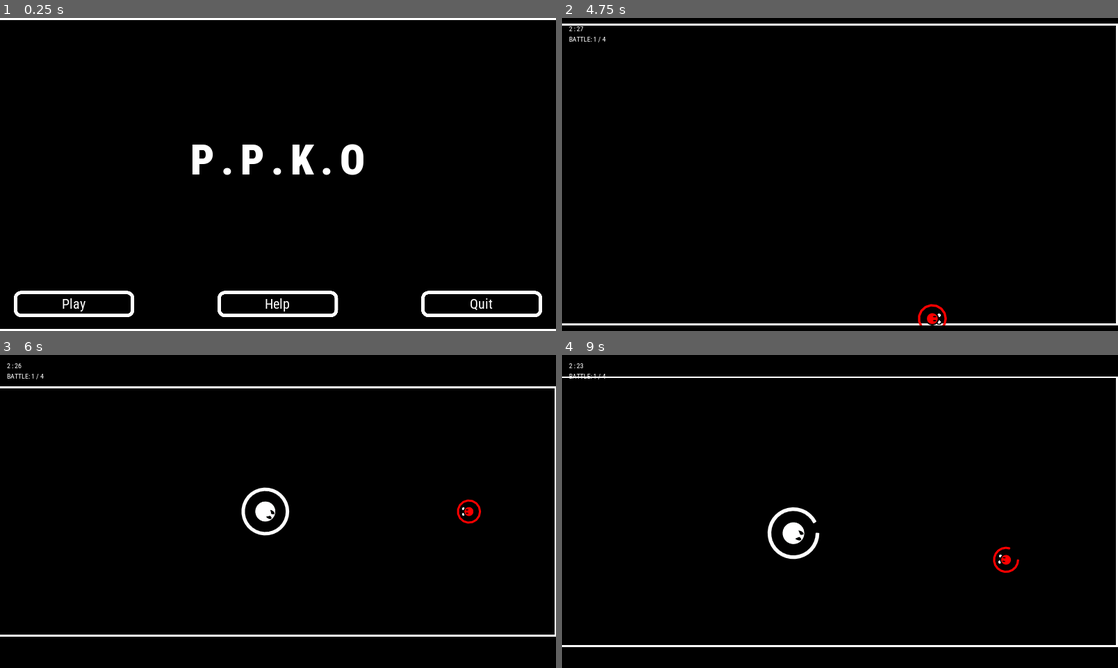
Above: before the commit, frames 1-4 (two rows, left to right).
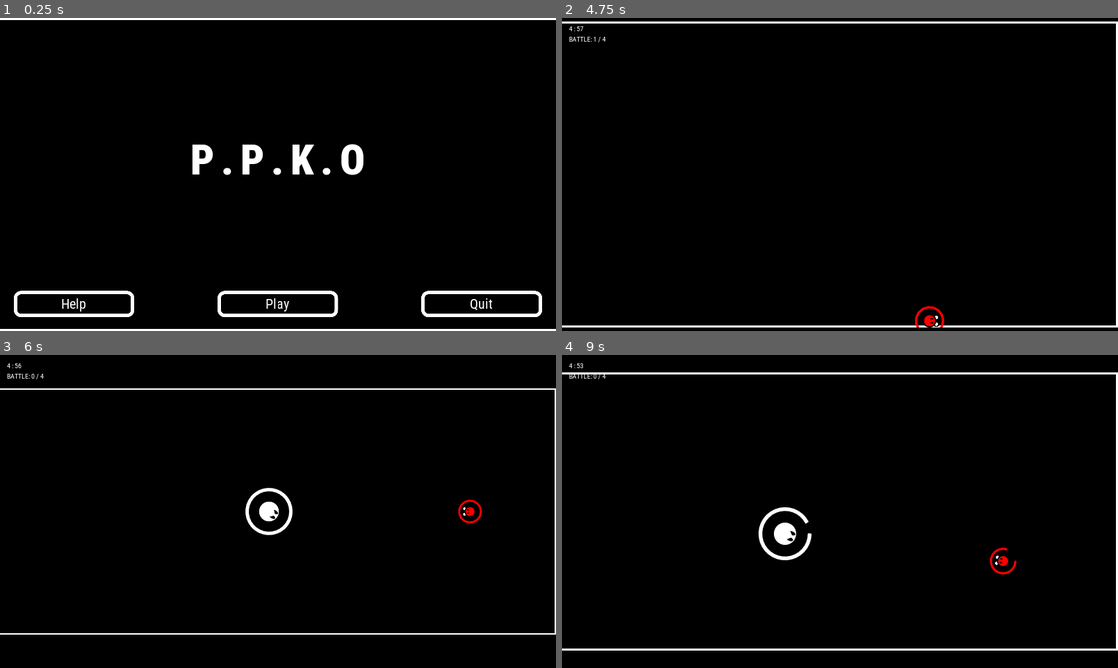
Above: after the commit, the same moments.

Repository: AtomicShr00m/PPKO
Game: Godot game, scene res://Rooms/Home.tscn
Same seed, same stepped clock (60 frames per second), same inputs: the game is played once before the commit and once after it.
Inputs:
- Up to frame 1 (0.25 s): no input
- Up to frame 2 (4.75 s): click "Help" at 0.5 s; click "Return" at 1.25 s; click "Play" at 2 s; tap Enter at 2.75 s; hold Right (ui_right) 2.78-3.53 s; hold Down (ui_down) 3.53-4.28 s; hold Right (ui_right) from 4.28 s (still down)
- Up to frame 3 (6 s): release Right (ui_right) at 5.03 s; hold Up (ui_up) 5.03-5.78 s; hold Left (ui_left) from 5.78 s (still down)
- Up to frame 4 (9 s): release Left (ui_left) at 7.28 s; hold Down (ui_down) 7.28-8.03 s; hold Right (ui_right) 8.03-8.78 s; hold Up (ui_up) from 8.78 s (still down)

The runs differ from the first frame. In frame 1, 0.2% of the frame differs, in the area x 11-52%, y 89-94%; in frame 2, 2.9%; in frame 3, 2.9%; in frame 4, 3.5%, in the area x 0-100%, y 2-95%.

Commit message:
Add AudioManager and sound effects integration
Introduces AudioManager and SoundPlayer for centralized sound playback. Adds new sound effects for UI, player, enemy, and powerups, and integrates them into gameplay and UI interactions. Removes unused and redundant audio files, updates scene and script references, and adjusts UI button order. Also increases game timer duration and tweaks camera and health regeneration parameters.

Diff:
--- /dev/null
+++ b/Audio/AudioManager.gd
@@ -0,0 +1,9 @@
+extends Node
+
+onready var soundScn=preload("res://Audio/SoundPlayer.tscn")
+
+func play_sound(sound:String,vol:=1.0):
+	var player=soundScn.instance()
+	player.volume_db=linear2db(vol)
+	player.stream=load("res://Audio/"+sound+".wav")
+	add_child(player)
--- a/Audio/AudioManager.tscn
+++ /dev/null
@@ -1,3 +0,0 @@
-[gd_scene format=2]
-
-[node name="AudioManager" type="Node"]
--- /dev/null
+++ b/Audio/SoundPlayer.gd
@@ -0,0 +1,8 @@
+extends AudioStreamPlayer
+
+
+func _ready():
+	play()
+
+func _on_SoundPlayer_finished():
+	queue_free()
--- /dev/null
+++ b/Audio/SoundPlayer.tscn
@@ -0,0 +1,10 @@
+[gd_scene load_steps=3 format=2]
+
+[ext_resource path="res://Audio/336558__steshystesh__laser-pistol-shots-different-lengths.wav" type="AudioStream" id=1]
+[ext_resource path="res://Audio/SoundPlayer.gd" type="Script" id=2]
+
+[node name="SoundPlayer" type="AudioStreamPlayer"]
+stream = ExtResource( 1 )
+script = ExtResource( 2 )
+
+[connection signal="finished" from="." to="." method="_on_SoundPlayer_finished"]
--- a/Misc/Cam.gd
+++ b/Misc/Cam.gd
@@ -18,7 +18,7 @@
 	else:
 		position.x=player.position.x
 		zoom_value=clamp(abs(position.x) / 480,1.0,1.5)
-	zoom=lerp(zoom,Vector2.ONE*zoom_value,20*delta)
+	zoom=lerp(zoom,Vector2.ONE*zoom_value,10*delta)
 
 
 func _on_Puncher_popped():
--- a/Misc/UILayer.gd
+++ b/Misc/UILayer.gd
@@ -48,22 +48,27 @@
 		timer_label.text=str(mins)+' : '+str(secs)
 
 func _on_ContinueButton_pressed():
+	AudioManager.play_sound("UI")
 	pause_menu.hide()
 	hud.show()
 	get_tree().paused=false
 
 func _on_RestartButton_pressed():
+	AudioManager.play_sound("UI")
 	get_tree().paused=false
 	get_tree().reload_current_scene()
 
 func _on_HelpButton_pressed():
+	AudioManager.play_sound("UI")
 	pause_main.hide()
 	help_menu.show()
 
 func _on_HomeButton_pressed():
+	AudioManager.play_sound("UI")
 	get_tree().paused=false
 	get_tree().change_scene("res://Rooms/Home.tscn")
 
 func _on_ReturnButton_pressed():
+	AudioManager.play_sound("UI")
 	pause_main.show()
 	help_menu.hide()
--- a/Objects/Enemies/Boomers/Boomer.gd
+++ b/Objects/Enemies/Boomers/Boomer.gd
@@ -43,6 +43,7 @@
 		blast.position=blast_spawn.global_position
 		var aim=Vector2.RIGHT.rotated(sprite.rotation)
 		var turn=n-int(atk_num/2.0)
+		AudioManager.play_sound("Shoot",1.0 / atk_num)
 		blast.dir=aim.rotated(turn * (PI/8))
 		blast.scale=Vector2.ONE*(int(charged) + 1)
 		get_parent().add_child(blast)
@@ -50,6 +51,7 @@
 func hit(dmg,from):
 	if !is_safe:
 		health-=dmg
+		AudioManager.play_sound("EnemyHit")
 		if health<=0:
 			pop()
 			queue_free()
--- a/Objects/Player/Puncher.gd
+++ b/Objects/Player/Puncher.gd
@@ -49,6 +49,7 @@
 
 func hit(dmg,from,effect:String):
 	if !is_safe:
+		AudioManager.play_sound("Hit")
 		health-=dmg*dmg_multiplier*int(!shield.visible)
 		emit_signal("just_hit")
 		if health<=0:
@@ -87,7 +88,7 @@
 				trail.enabled=true
 				is_dashing=true
 				health_bar.scale=Vector2(0.5,0.5)
-
+				AudioManager.play_sound("Dash")
 				dash_col.set_deferred("disabled",false)
 				var timer=create_tween().tween_interval(dash_time)
 				yield(timer,"finished")
@@ -114,7 +115,7 @@
 		if !trail.enabled and can_dash:
 			handle_dashing()
 		if motion.length()<10 and hp_regen and health<100:
-			health=move_toward(health,100.0,2*delta)
+			health=move_toward(health,100.0,2.5*delta)
 	motion=move_and_slide(motion)
 
 func _on_HurtBox_body_entered(body):
@@ -123,6 +124,7 @@
 	motion=-aim*SPEED*2*stm_multiplier
 
 func _on_DashBox_area_entered(area):
+	AudioManager.play_sound("Powerup")
 	powerup_manager.pick_power(area.type)
 	area.pop()
 
--- a/Rooms/Home.gd
+++ b/Rooms/Home.gd
@@ -3,18 +3,20 @@
 onready var main_menu = $MainMenu
 onready var help_menu = $HelpMenu
 
-
 func _on_PlayButton_pressed():
+	AudioManager.play_sound('UI')
 	get_tree().change_scene("res://Rooms/Stage.tscn")
 
 func _on_HelpButton_pressed():
+	AudioManager.play_sound('UI')
 	main_menu.hide()
 	help_menu.show()
 
 func _on_QuitButton_pressed():
+	AudioManager.play_sound('UI')
 	get_tree().quit()
 
-
 func _on_ReturnButton_pressed():
+	AudioManager.play_sound('UI')
 	help_menu.hide()
 	main_menu.show()
--- a/Rooms/Home.tscn
+++ b/Rooms/Home.tscn
@@ -71,18 +71,18 @@
 custom_constants/separation = 192
 alignment = 1
 
+[node name="HelpButton" type="Button" parent="MainMenu/VBoxContainer/Buttons"]
+margin_right = 277.0
+margin_bottom = 60.0
+size_flags_horizontal = 3
+text = "Help"
+
 [node name="PlayButton" type="Button" parent="MainMenu/VBoxContainer/Buttons"]
-margin_right = 277.0
+margin_left = 469.0
+margin_right = 746.0
 margin_bottom = 60.0
 size_flags_horizontal = 3
 text = "Play"
-
-[node name="HelpButton" type="Button" parent="MainMenu/VBoxContainer/Buttons"]
-margin_left = 469.0
-margin_right = 746.0
-margin_bottom = 60.0
-size_flags_horizontal = 3
-text = "Help"
 
 [node name="QuitButton" type="Button" parent="MainMenu/VBoxContainer/Buttons"]
 margin_left = 938.0
--- a/Rooms/Stage.gd
+++ b/Rooms/Stage.gd
@@ -49,8 +49,8 @@
 		spawned.append(powerup.type)
 
 func spawn_enemy():
+	ui_layer.update_battle(4-roster.size())
 	var enemy_name=roster.pop_front()
-	ui_layer.update_battle(4-roster.size())
 	var enemy:Boomer=enemy_loader.get_resource(enemy_name).instance()
 	enemy.atk_num=1+2*(3-roster.size())
 	enemy.position.x=rand_range(-320,320)
--- a/Rooms/Stage.tscn
+++ b/Rooms/Stage.tscn
@@ -573,7 +573,7 @@
 
 [node name="GameTimer" type="Timer" parent="."]
 process_mode = 0
-wait_time = 150.0
+wait_time = 300.0
 one_shot = true
 autostart = true
 
--- a/project.godot
+++ b/project.godot
@@ -22,6 +22,10 @@
 
 config/name="PPKO"
 run/main_scene="res://Rooms/Home.tscn"
+
+[autoload]
+
+AudioManager="*res://Audio/AudioManager.gd"
 
 [display]
 
Not shown, added: Audio/107613__robinhood76__02156-laser-shot.wav.import
Not shown, added: Audio/322489__liamg_sfx__explosion-7c.wav.import
Not shown, added: Audio/336558__steshystesh__laser-pistol-shots-different-lengths.wav.import
Not shown, removed: Audio/459782__metzik__deflector-shield.wav.import
Not shown, added: Audio/478202__jonnyruss01__metal_bowl.wav.import
Not shown, added: Audio/546420__daleonfire__space-laser.wav.import
Not shown, added: Audio/817062__designerschoice__swsh-samsung-galaxy-smartphone-mcu_cloth-swoosh_nicholas-judy_tdc.wav.import
Not shown, removed: Audio/819682__hotpin7__blaster-pew.wav.import
Not shown, added: Audio/88554__movingplaid__slap_concrete_04.wav.import
Not shown, added: Audio/Dash.wav.import
Not shown, changed: Audio/EnemyHit.wav.import
Not shown, added: Audio/Hit.wav.import
(and 16 more such lines)
